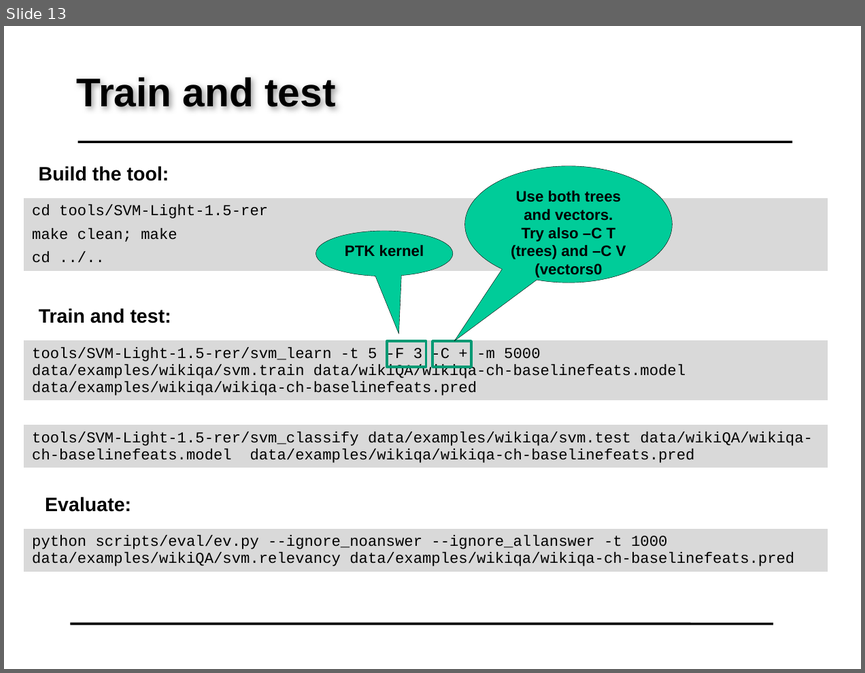
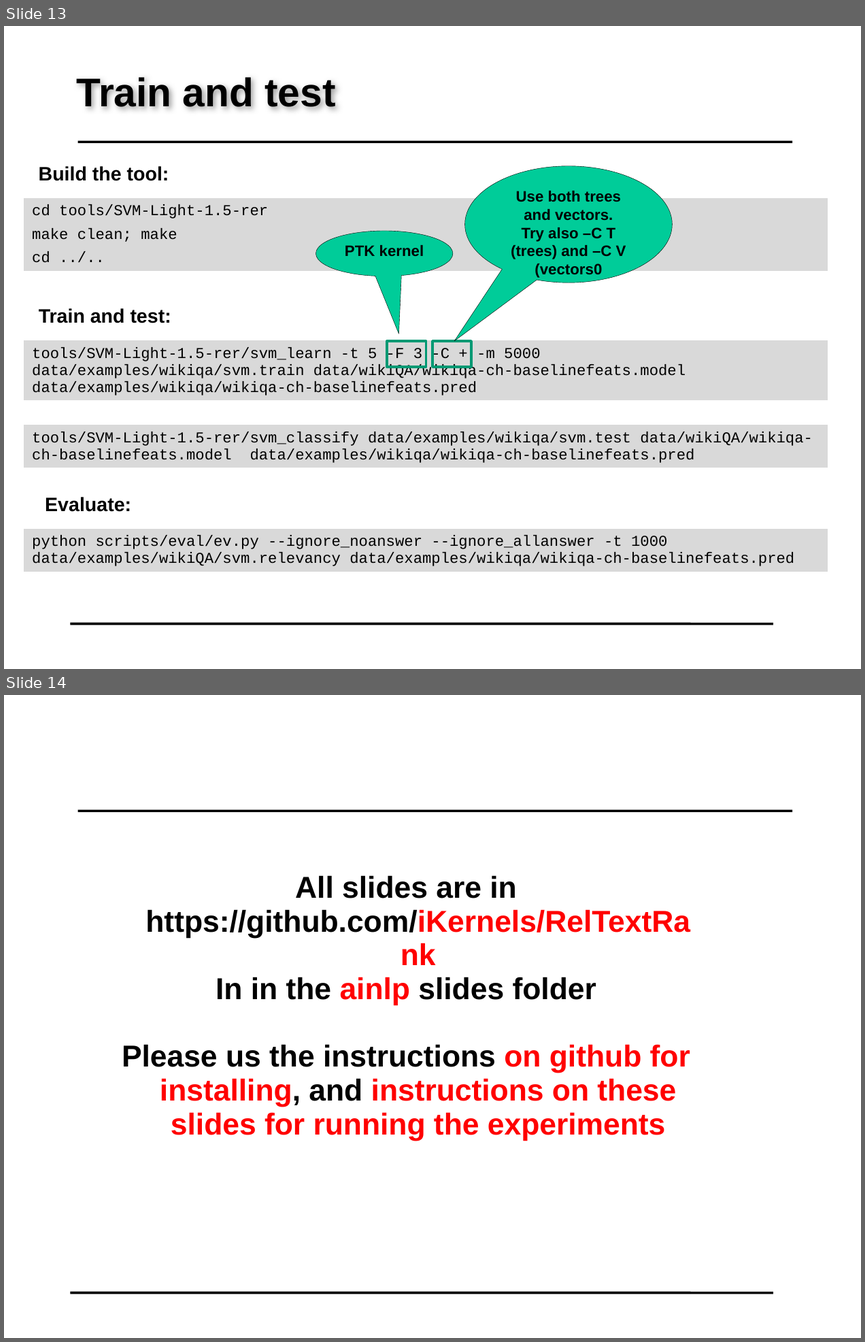
Before and after one commit to iKernels/RelTextRank, a slide deck: ainlp-slides/AIRNLP-QA-LAB-May17.pptx. Shown one above the other, each under a label of ours: slide 13 before the commit, slides 13 and 14 after it. The pictures are 865x673 and 865x1342 pixels, drawn with LibreOffice and Linux fonts; fonts in the diff are those of the drawing; background and template pictures are left out. Boxes give left, top, right and bottom in pixels: in the first picture for what was removed or moved away, otherwise in the second. Text is boxed around its words. In the diff, an @@ line names an element or a change of style, - is before the commit and + after.

```diff
--- a/ainlp-slides/AIRNLP-QA-LAB-May17.pptx
+++ b/ainlp-slides/AIRNLP-QA-LAB-May17.pptx
@@ slide 14 added at <box>4,695,861,1338</box>, background #FFFFFF; not listed: 2 template elements that a slide beside it also shows @@
@@ text added at <box>122,875,690,1140</box>, 28 pt, text #FF0000, bold @@
+  All slides are in https://github.com/iKernels/RelTextRank
+  In in the ainlp slides folder
+  Please us the instructions on github for installing, and instructions on these slides for running the experiments
```
Also in this commit, not shown: 1 slide changed.
